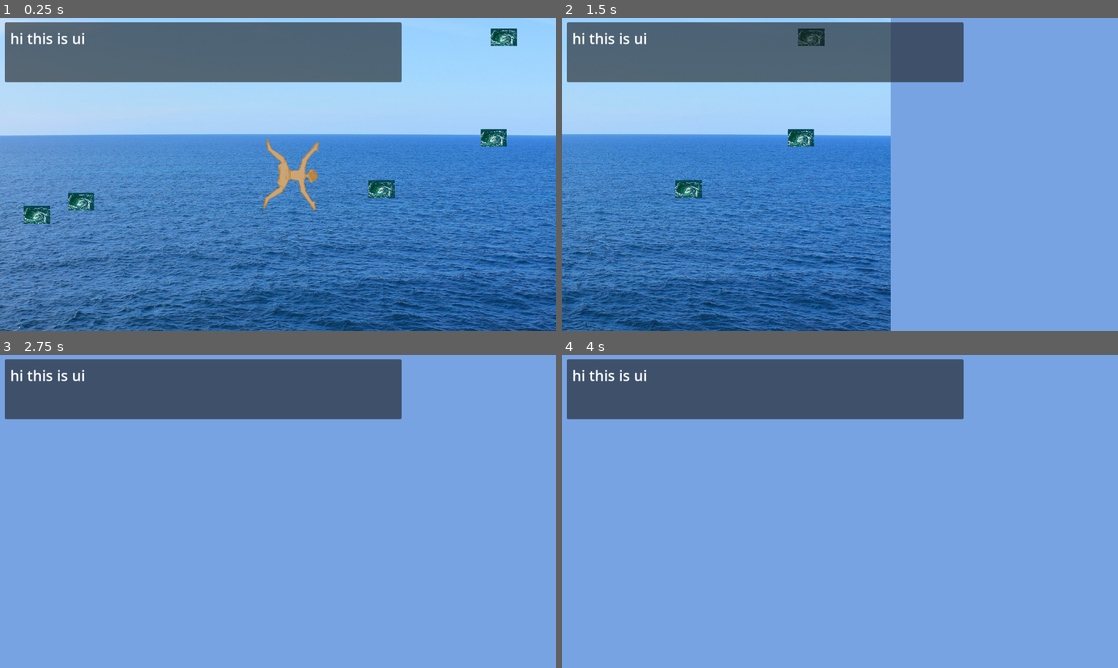
Above: before the commit, frames 1-4 (two rows, left to right).
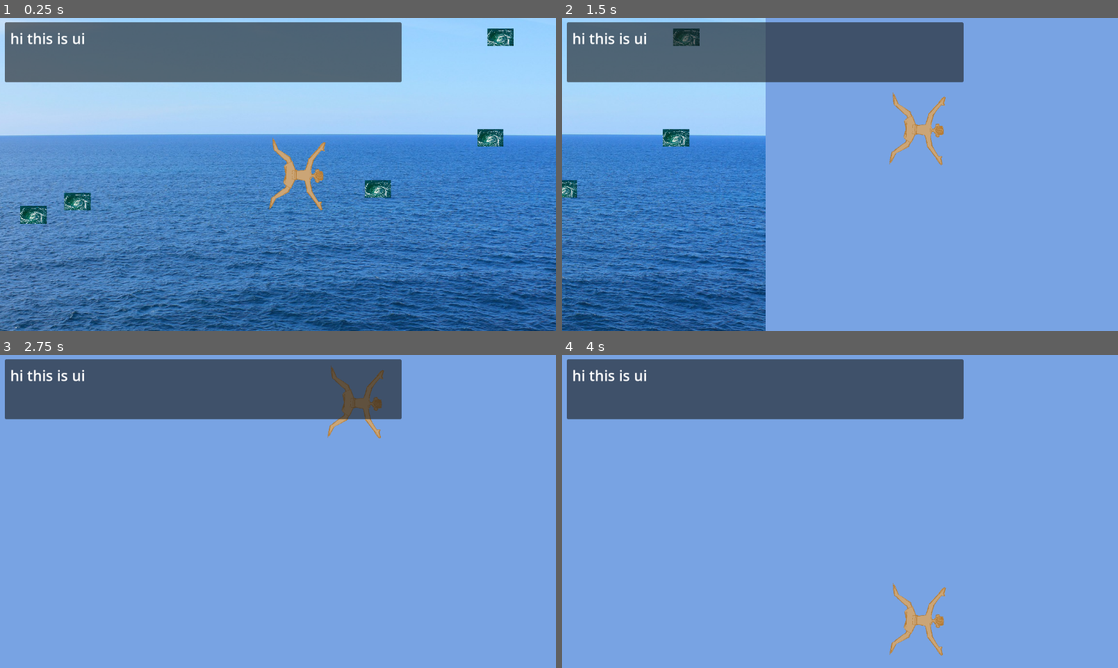
Above: after the commit, the same moments.

Repository: sophieTheProgrammer/microjam-island-61
Game: Godot game, scene res://scenes/game.tscn
Two runs of this game, one before a commit and one after it. Both use one fixed random seed, a clock stepped at 60 frames per second and the inputs below.
Inputs (mouse positions are in pixels of both pictures, inside the frame that each line leads up to):
- Up to frame 1 (0.25 s): no input
- Up to frame 2 (1.5 s): tap Enter (ui_accept) at 0.5, 0.77 s; move the mouse to (962, 158) at 0.52 s; hold Up (up) 0.53-1.28 s; click (962, 158) at 0.6 s; move the mouse to (728, 190) at 1.27 s; hold Down (down) from 1.28 s (still down); click (728, 190) at 1.35 s
- Up to frame 3 (2.75 s): tap Enter (ui_accept) at 1.52 s; move the mouse to (333, 442) at 2.02 s; release Down (down) at 2.03 s; hold Up (up) from 2.03 s (still down); click (333, 442) at 2.1 s
- Up to frame 4 (4 s): tap Enter (ui_accept) at 2.75, 3.02, 3.5, 3.77 s; move the mouse to (812, 574) at 2.77 s; click (812, 574) at 2.85 s; move the mouse to (1006, 558) at 3.52 s; release Up (up) at 3.53 s; hold Down (down) from 3.53 s (still down); click (1006, 558) at 3.6 s

The runs differ from the first frame. In frame 1, 16% of the frame differs, in the area x 0-100%, y 3-100%; in frame 2, 29%, in the area x 0-69%, y 0-100%; in frame 3, 0.6%; in frame 4, 0.7%.

Commit message:
player shtuffs

Diff:
--- a/scenes/player.tscn
+++ b/scenes/player.tscn
@@ -1,6 +1,6 @@
-[gd_scene format=3 uid="uid://vwi3polunpw0"]
+[gd_scene format=3 uid="uid://dh8ov6dq61m3o"]
 
-[ext_resource type="Script" uid="uid://drvmoxxivf82k" path="res://player.gd" id="1_0s3u6"]
+[ext_resource type="Script" uid="uid://drvmoxxivf82k" path="res://scripts/player.gd" id="1_0s3u6"]
 [ext_resource type="Texture2D" uid="uid://px85q71o6ahi" path="res://art/swimmer/IMG_3306.png" id="2_2c7ny"]
 [ext_resource type="Texture2D" uid="uid://b16buaif42l4j" path="res://art/swimmer/IMG_3307.png" id="3_0jhex"]
 [ext_resource type="Texture2D" uid="uid://d2m6l5capoqsj" path="res://art/swimmer/IMG_3308.png" id="4_38am0"]
@@ -33,7 +33,6 @@
 script = ExtResource("1_0s3u6")
 
 [node name="AnimatedSprite2D" type="AnimatedSprite2D" parent="." unique_id=407492177]
-position = Vector2(-1.9073486e-06, -2.2888184e-05)
 scale = Vector2(0.15319936, 0.15319934)
 sprite_frames = SubResource("SpriteFrames_h2h35")
 
--- a/scripts/camera_2d.gd
+++ b/scripts/camera_2d.gd
@@ -7,6 +7,6 @@
 
 
 # Called every frame. 'delta' is the elapsed time since the previous frame.
-func _process(delta: float) -> void:
+func _process(_delta: float) -> void:
 	position.y = 0
 	#position.x = Player.position.x
--- a/scripts/player.gd
+++ b/scripts/player.gd
@@ -2,18 +2,21 @@
 
 
 const SPEED = 800.0
-const y_multiplier = 2
-const acceleration = 10
+const y_multiplier = 5
+const acceleration = 20
+const buffer = 100
 var direction = 0
 func _ready() -> void:
 	velocity.x = 0
-func _physics_process(delta: float) -> void:
+func _physics_process(_delta: float) -> void:
 	var viewport := get_viewport_rect().size
 	direction = Input.get_axis("up", "down")
-	print(direction)
 	velocity.y = move_toward(velocity.y, SPEED * direction * y_multiplier, acceleration * y_multiplier)
 	velocity.x = move_toward(velocity.x, SPEED, acceleration)
-	#if position.y > viewport.y/2:
-		#velocity.y = 0
-		#position.y = viewport.y
+	if position.y + buffer > viewport.y/2:
+		velocity.y = 0
+		position.y = viewport.y/2 - buffer
+	if position.y - buffer < -viewport.y/2:
+		velocity.y = 0
+		position.y = -viewport.y/2 + buffer
 	move_and_slide()
--- a/scripts/settings.gd
+++ b/scripts/settings.gd
@@ -11,7 +11,7 @@
 
 
 # Called every frame. 'delta' is the elapsed time since the previous frame.
-func _process(delta: float) -> void:
+func _process(_delta: float) -> void:
 	pass
 
 func _slider_value_changed(value: float, source: Range) -> void:
--- a/scripts/spawner.gd
+++ b/scripts/spawner.gd
@@ -14,7 +14,7 @@
 	for i in range(5):
 		spawn()
 
-func _process(delta: float) -> void:
+func _process(_delta: float) -> void:
 	if int(position.x) % chunk_length == 0:
 		# modulo = 0
 		print("modulo")
--- a/scripts/start_screen.gd
+++ b/scripts/start_screen.gd
@@ -10,7 +10,7 @@
 	pass # Replace with function body.
 
 # Called every frame. 'delta' is the elapsed time since the previous frame.
-func _process(delta: float) -> void:
+func _process(_delta: float) -> void:
 	pass
 
 func _button_pressed(source: BaseButton) -> void:
--- a/scripts/tutorial.gd
+++ b/scripts/tutorial.gd
@@ -28,7 +28,7 @@
 
 
 # Called every frame. 'delta' is the elapsed time since the previous frame.
-func _process(delta: float) -> void:
+func _process(_delta: float) -> void:
 	if Input.is_action_just_released("click") or Input.is_action_just_released("ui_accept"):
 		# Subtracts -1 prevents OBO error
 		# .size() is not zero indexed but current_step is
